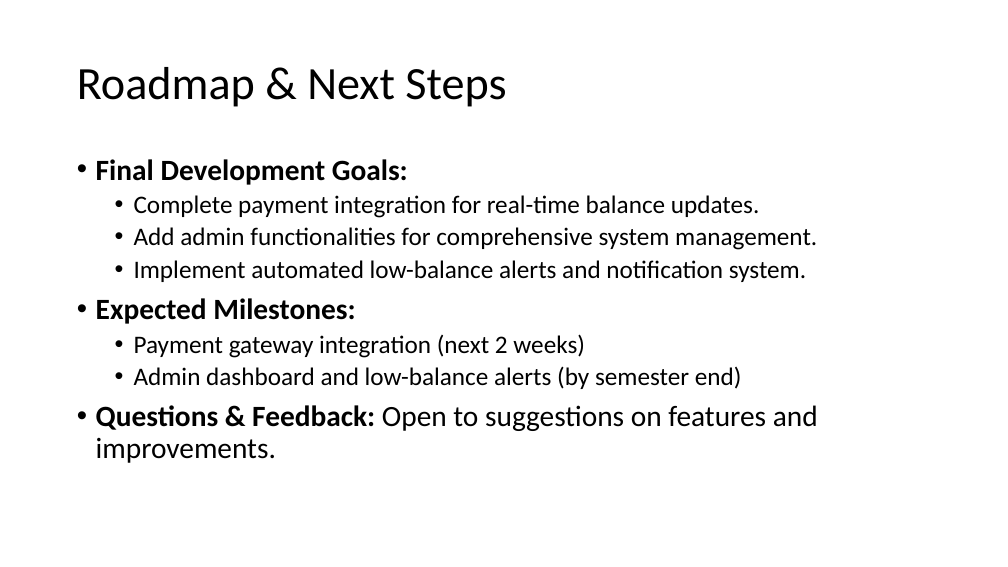
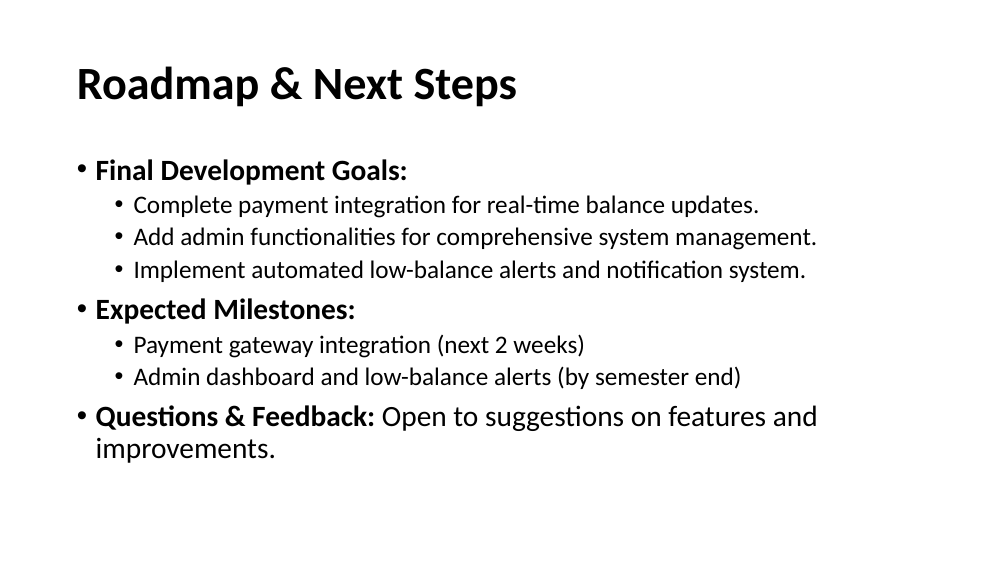
Before and after one commit to nkengamstrong/school_lunch_payment, a slide deck: slide 8 of Files/Student Lunch Payment.pptx. Drawn at 1008x567 pixels with LibreOffice and Linux fonts; fonts in the diff are those of the drawing. Boxes give left, top, right and bottom in pixels: in the first picture for what was removed or moved away, otherwise in the second. Text is boxed around its words. In the diff, an @@ line names an element or a change of style, - is before the commit and + after.

```diff
--- a/Files/Student Lunch Payment.pptx
+++ b/Files/Student Lunch Payment.pptx
@@ title "Roadmap & Next Steps" at [77,66,518,107]: bold on @@
```
Also in this commit, not shown: 3 other slides changed, 1 other file.
